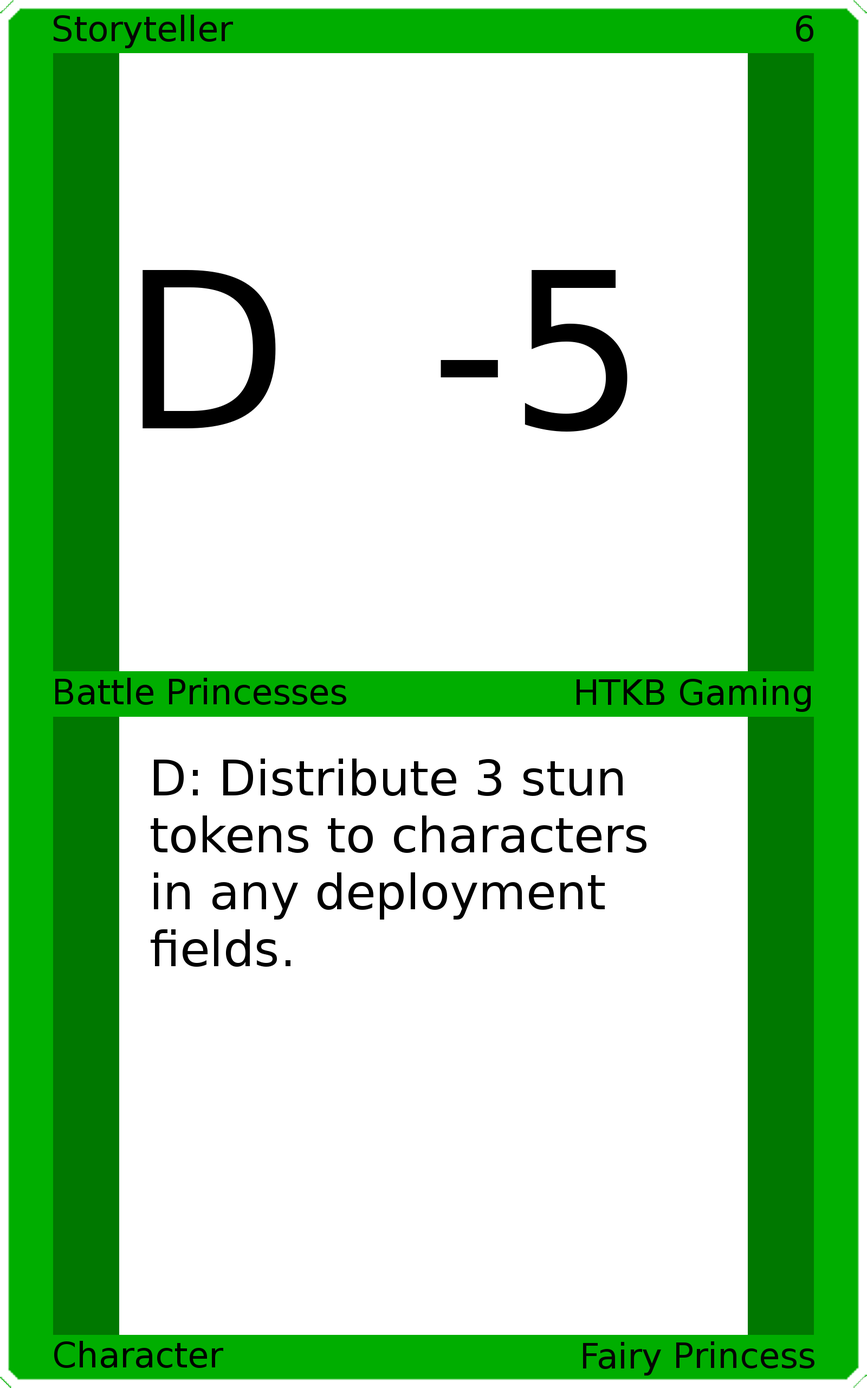
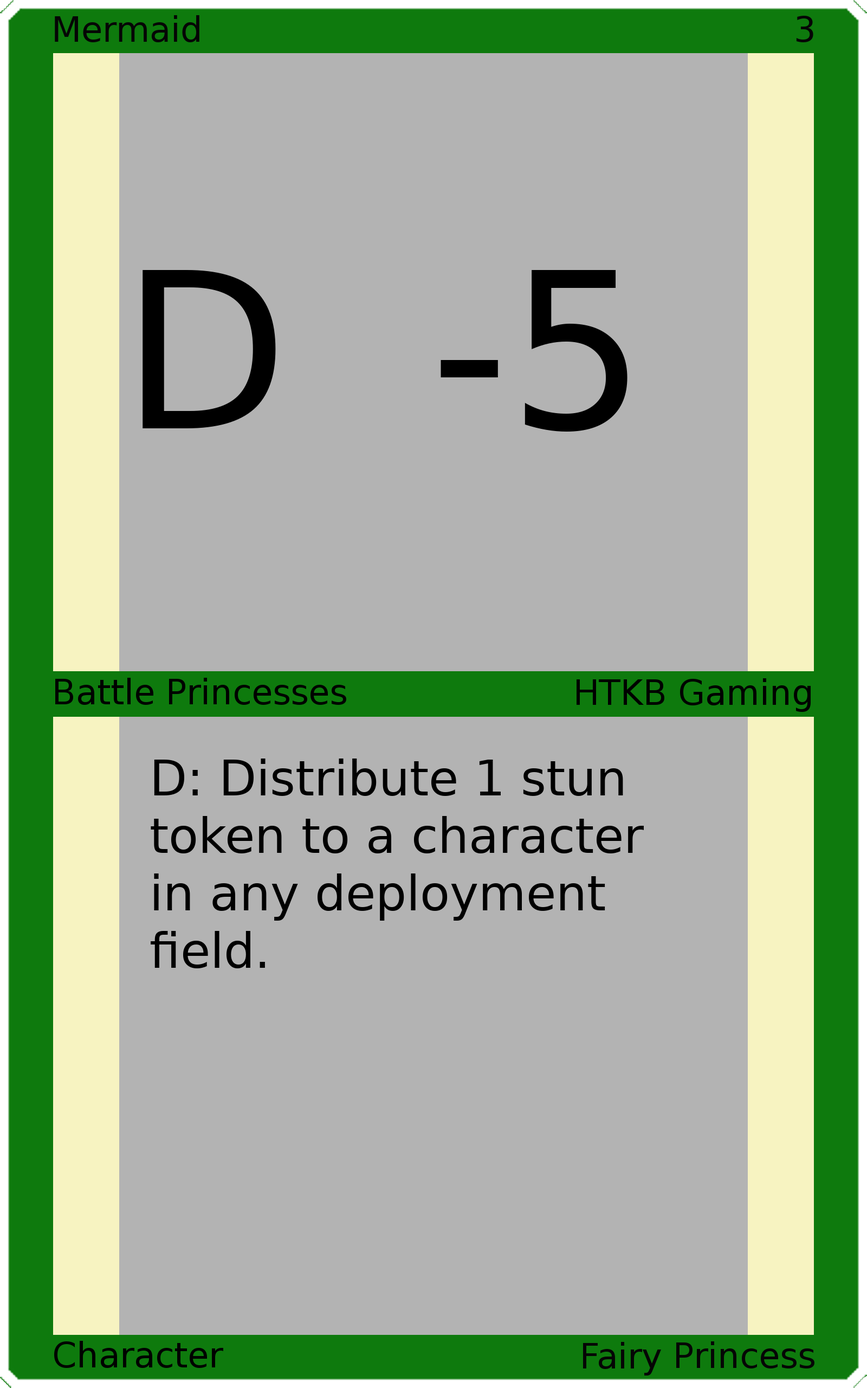
The second 867×1388 image is a revision of the first. Changes to its layers:
painted on "Upper Left" over box(53, 14, 234, 49)
painted on "Upper Right" over box(796, 15, 814, 43)
painted on "Card Text" over box(150, 758, 647, 969)
painted on "Border" over box(0, 0, 867, 1388)
painted on "Top Background" over box(119, 52, 748, 673)
painted on "Bottom Background" over box(119, 715, 748, 1336)
painted on "Background" over box(35, 35, 832, 1352)
